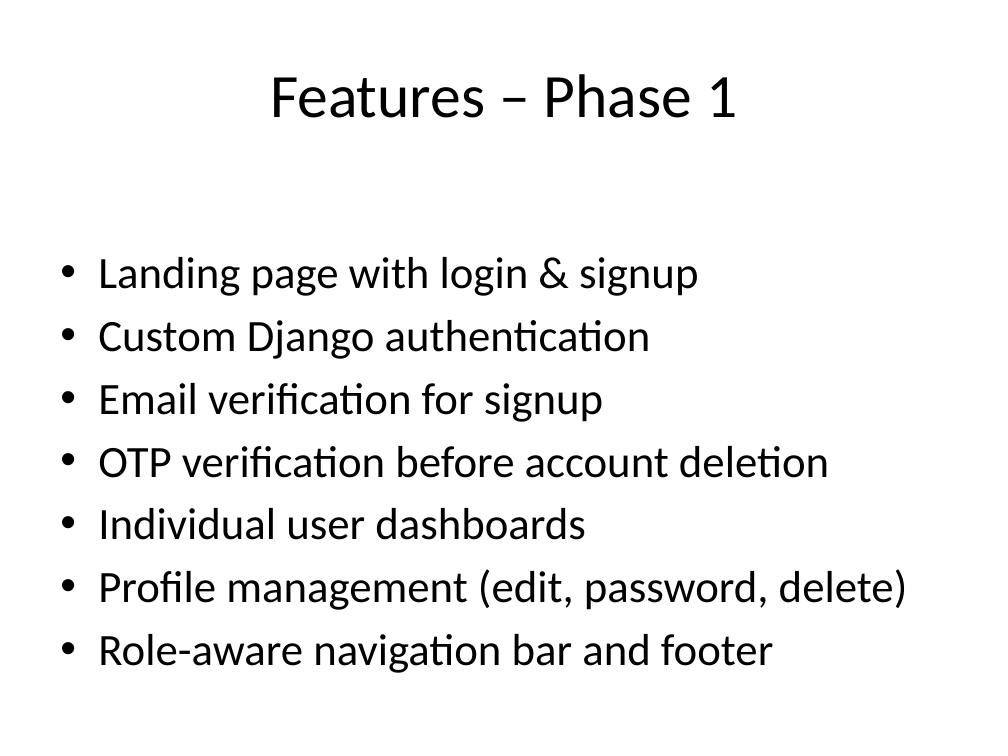
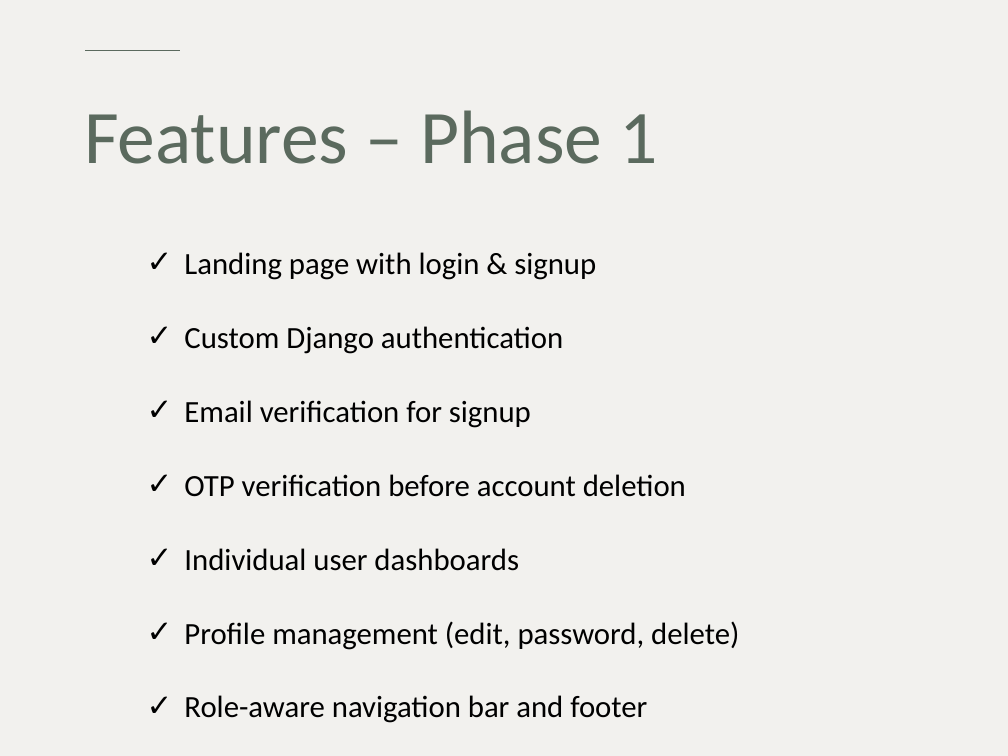
Before and after one commit to humairaaktershanti/instracore, a slide deck: slide 4 of InstaCore_Presentation_DiTech_Squad.pptx. Drawn at 1008x756 pixels with LibreOffice and Linux fonts; fonts in the diff are those of the drawing. Boxes give left, top, right and bottom in pixels: in the first picture for what was removed or moved away, otherwise in the second. Text is boxed around its words. In the diff, an @@ line names an element or a change of style, - is before the commit and + after.

```diff
--- a/InstaCore_Presentation_DiTech_Squad.pptx
+++ b/InstaCore_Presentation_DiTech_Squad.pptx
@@ background #FFFFFF to #F2F1EE @@
@@ line added from (85, 50) to (179, 50), #5B6A5E 1.25 pt @@
@@ title "Features – Phase 1": place and size @@
-title "Features – Phase 1" at bbox=[270, 74, 737, 118]
+title "Features – Phase 1" at bbox=[84, 110, 657, 164]
@@ title "Features – Phase 1" at bbox=[84, 110, 657, 164]: size 44 to 54 pt, text colour #000000 to #5B6A5E; alignment centre to left; line spacing 1 to 0.9 @@
@@ text "Landing page with login & ...": place and size @@
-text "Landing page with login & ..." at bbox=[98, 257, 908, 673]
+text "Landing page with login & ..." at bbox=[184, 252, 739, 723]
@@ text "Landing page with login & ..." at bbox=[184, 252, 739, 723]: size 32 to 22 pt; bullet • to ✓; line spacing 1 to 2; less space between paragraphs @@
```
Also in this commit, not shown: 7 other slides changed, 6 slides added, 3 slides removed.
